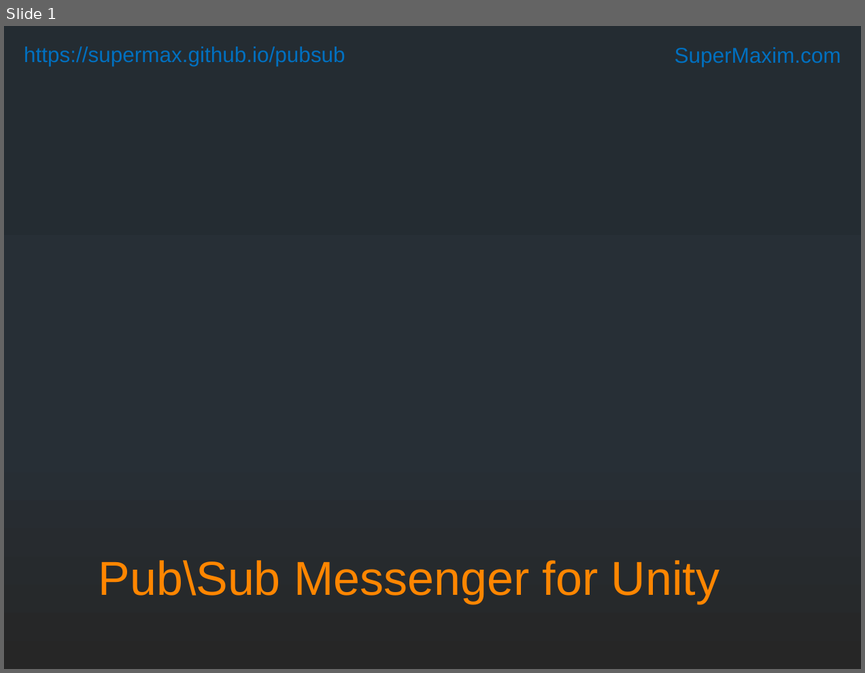
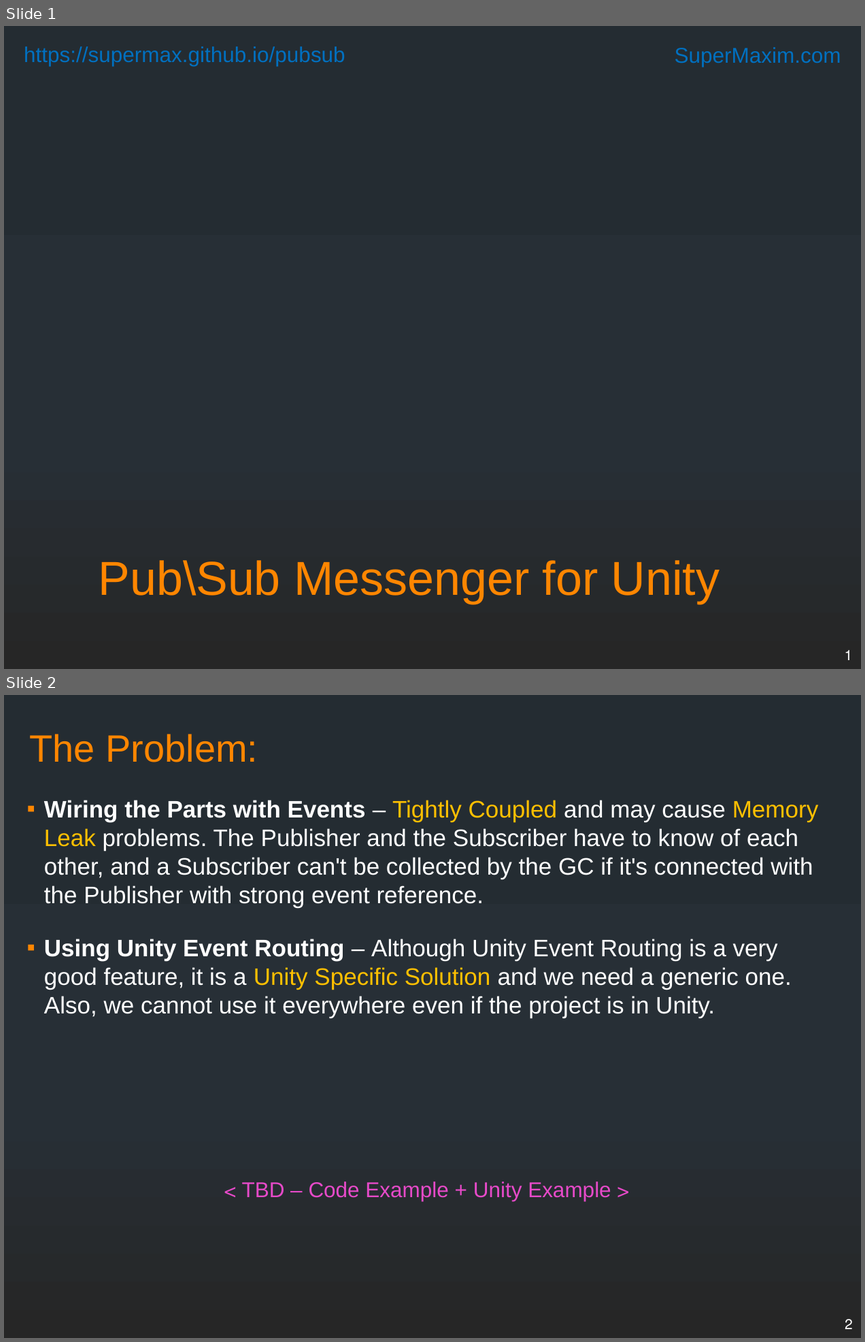
Before and after one commit to supermax/pubsub, a slide deck: docs/PubSub Messenger.pptx. Shown one above the other, each under a label of ours: slide 1 before the commit, slides 1 and 2 after it. The pictures are 865x673 and 865x1342 pixels, drawn with LibreOffice and Linux fonts; fonts in the diff are those of the drawing; background and template pictures are left out. Boxes give left, top, right and bottom in pixels: in the first picture for what was removed or moved away, otherwise in the second. Text is boxed around its words. In the diff, an @@ line names an element or a change of style, - is before the commit and + after.

```diff
--- a/docs/PubSub Messenger.pptx
+++ b/docs/PubSub Messenger.pptx
@@ slide 2 added at (x1=4, y1=695, x2=861, y2=1338), background gradient #242C33 to #273037 to #262626 @@
@@ title added at (x1=29, y1=734, x2=258, y2=762), 32 pt, text #FF8600 @@
+The Problem:
@@ text added at (x1=44, y1=800, x2=819, y2=1018), 20 pt, text #FFFFFF @@
+▪ Wiring the Parts with Events – Tightly Coupled and may cause Memory Leak problems. The Publisher and the Subscriber have to know of each other, and a Subscriber can't be collected by the GC if it's connected with the Publisher with strong event reference.
+▪ Using Unity Event Routing – Although Unity Event Routing is a very good feature, it is a Unity Specific Solution and we need a generic one. Also, we cannot use it everywhere even if the project is in Unity.
@@ text added at (x1=242, y1=1181, x2=611, y2=1201), 18 pt, text #E74AC9 @@
+< TBD – Code Example + Unity Example >
@@ page number added at (x1=844, y1=1319, x2=853, y2=1329), 12 pt, text #FFFFFF @@
+2
@@ slide 1 changed as well @@
@@ page number added at (x1=844, y1=650, x2=853, y2=660), 12 pt, text #FFFFFF @@
+1
```
Also in this commit, not shown: 8 other slides changed, 6 other slides added, 46 other files.
